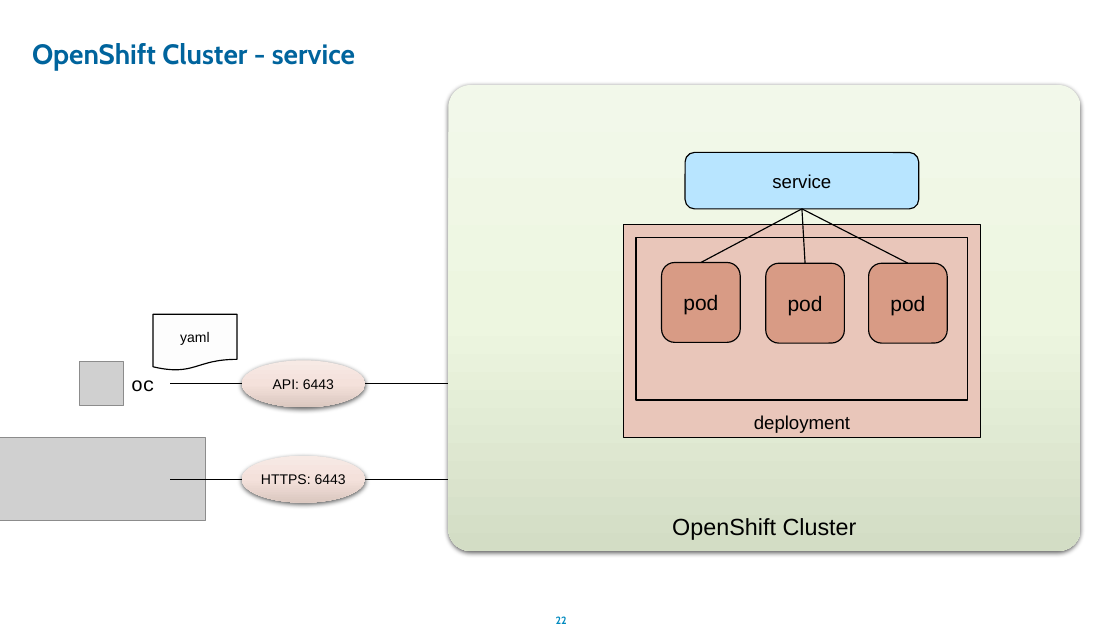
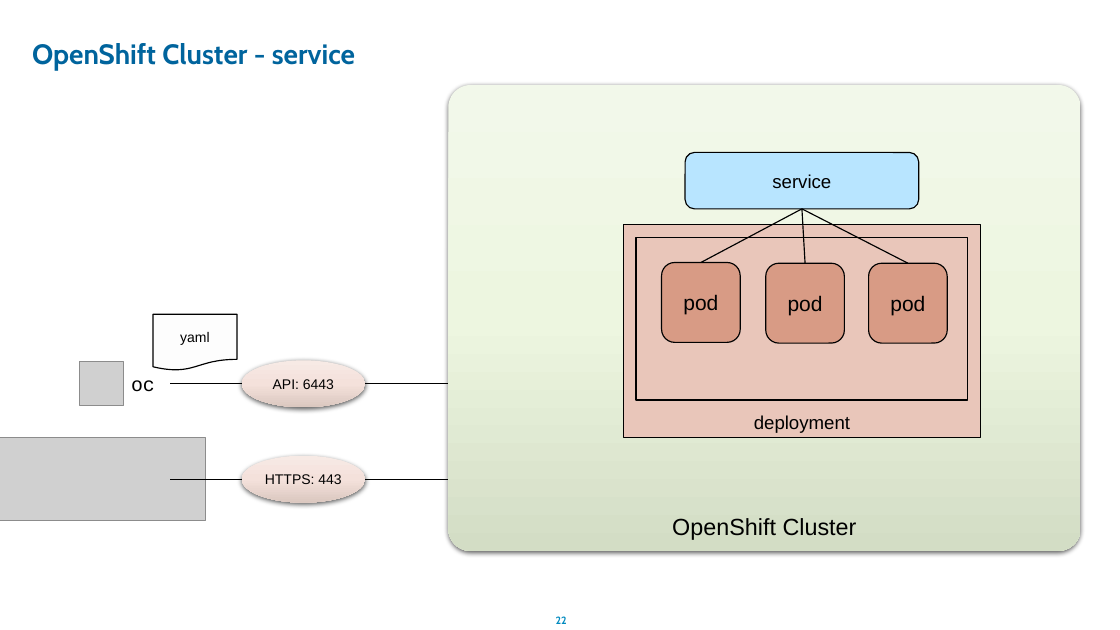
Before and after one commit to ibm-cloud-architecture/faststart2020-platform, a slide deck: slide 22 of labs/ExploringOpenShift4.2ILabntro.pptx. Drawn at 1120x630 pixels with LibreOffice and Linux fonts; fonts in the diff are those of the drawing; grey boxes stand for pictures. Boxes give left, top, right and bottom in pixels: in the first picture for what was removed or moved away, otherwise in the second. Text is boxed around its words. In the diff, an @@ line names an element or a change of style, - is before the commit and + after.

```diff
--- a/labs/ExploringOpenShift4.2ILabntro.pptx
+++ b/labs/ExploringOpenShift4.2ILabntro.pptx
@@ text in ellipse at <box>265,474,341,484</box>: text changed @@
-HTTPS: 6443
+HTTPS: 443
```
Also in this commit, not shown: 8 other slides changed.
